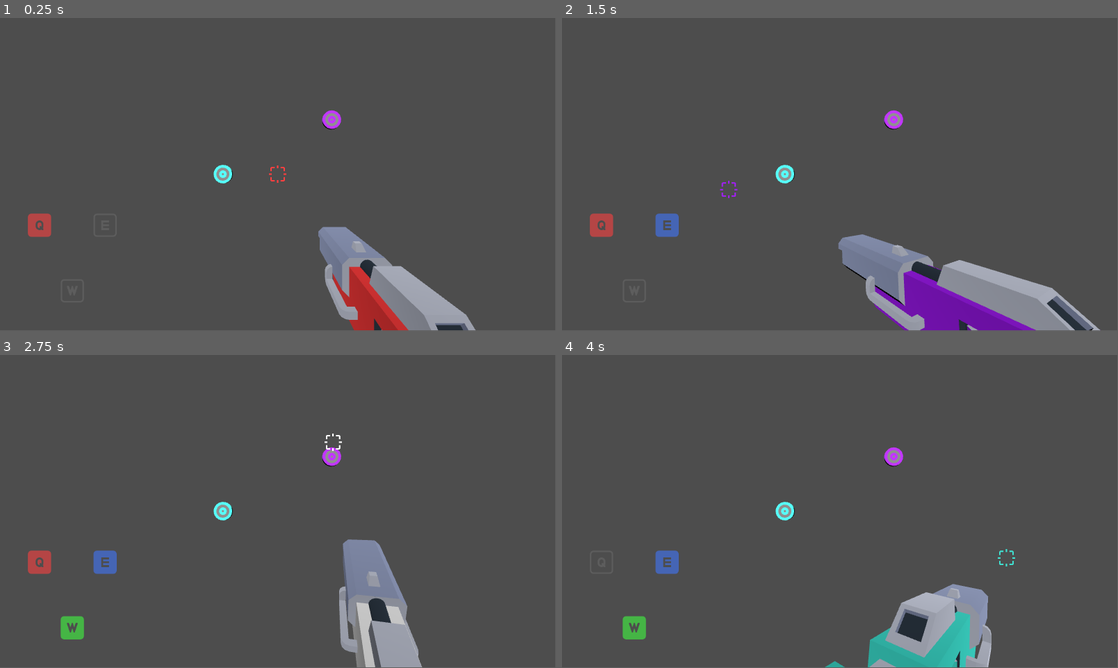
Above: before the commit, frames 1-4 (two rows, left to right).
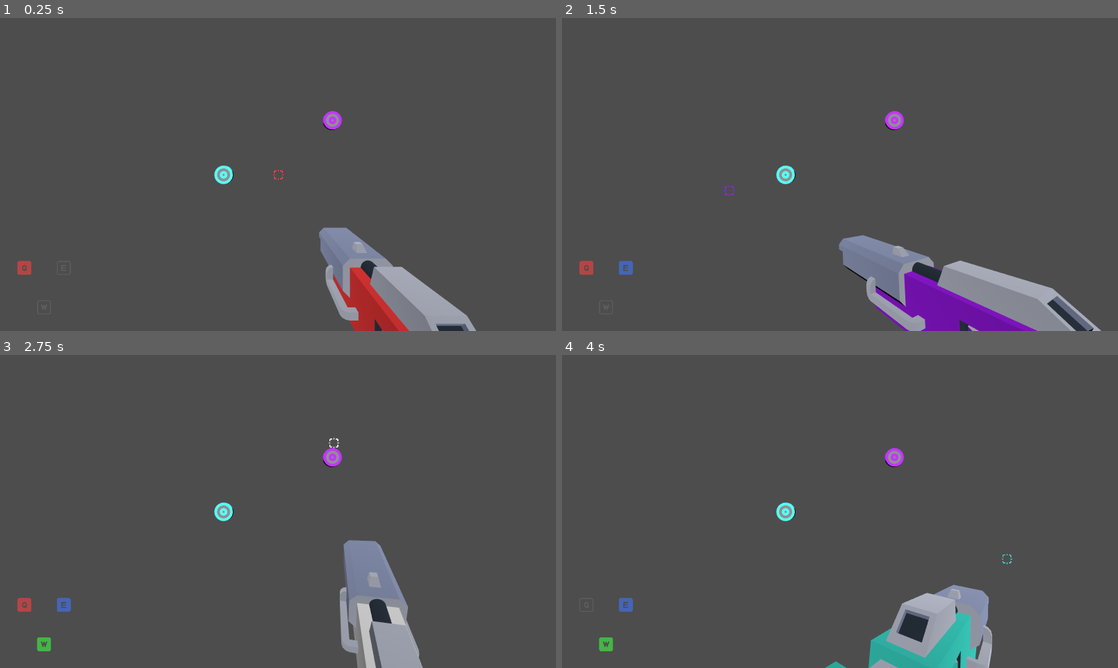
Above: after the commit, the same moments.

Repository: sundowns/primary-connection
Game: Godot game, scene res://Game.tscn
The game is run twice, just before and just after one commit, with the same random seed, the same clock (stepped at 60 frames per second) and the same inputs.
Inputs (mouse positions are in pixels of both pictures, inside the frame that each line leads up to):
- Up to frame 1 (0.25 s): no input
- Up to frame 2 (1.5 s): tap Enter at 0.5 s; move the mouse to (962, 158) at 0.52 s; press the mouse at (962, 158) at 0.53 s; tap Space at 1.25 s; move the mouse to (728, 190) at 1.27 s; release the mouse at (728, 190) at 1.28 s; tap E (toggle_blue) at 1.35 s
- Up to frame 3 (2.75 s): tap Enter at 2 s; move the mouse to (333, 442) at 2.02 s; hold W (toggle_green) from 2.03 s (still down)
- Up to frame 4 (4 s): tap Space at 2.75 s; move the mouse to (812, 574) at 2.77 s; release W (toggle_green) at 2.78 s; tap Q (toggle_red) at 2.85 s; tap Enter at 3.5 s; move the mouse to (1006, 558) at 3.52 s; press the mouse at (1006, 558) at 3.53 s
In our replay, the window is 799x449 before the commit and 800x450 after it. These sizes can differ from the game's own. Grey fills any space a smaller window leaves; there, only what the larger window draws over its background counts as a difference.

The runs differ from the first frame. In frame 1, 0.9% of the frame differs, in the area x 3-86%, y 29-100%; in frame 2, 1.5%; in frame 3, 1.7%, in the area x 3-77%, y 25-100%; in frame 4, 1.5%.

Commit message:
kenney logo splashscreen

Diff:
--- a/project.godot
+++ b/project.godot
@@ -13,11 +13,20 @@
 config/name="Primary Connection"
 run/main_scene="res://Game.tscn"
 config/features=PackedStringArray("4.2", "Forward Plus")
+boot_splash/image="res://assets/kenneyjamlogo.png"
 config/icon="res://icon.svg"
 
 [autoload]
 
 ColourManager="*res://src/ColourManager.gd"
+
+[display]
+
+window/size/viewport_width=1920
+window/size/viewport_height=1080
+window/size/mode=3
+window/stretch/mode="viewport"
+window/stretch/aspect="expand"
 
 [input]
 
@@ -49,4 +58,5 @@
 
 [rendering]
 
-anti_aliasing/quality/msaa_3d=2
+anti_aliasing/quality/msaa_2d=2
+anti_aliasing/quality/msaa_3d=3
Not shown, added: assets/kenneyjamlogo.png.import
